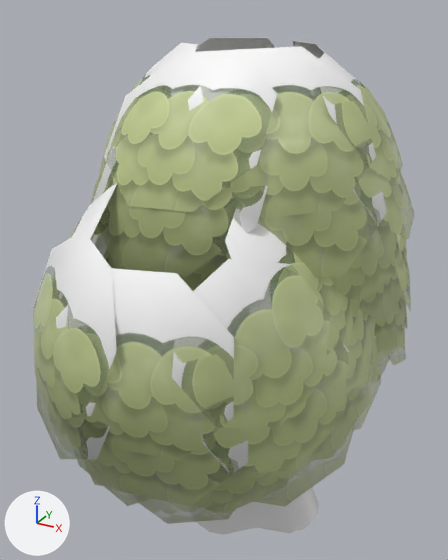
The FBX model Cozy Town/Assets/FBX/Trees.fbx: old version first, new version second.
The view is the same before and after, from a 50 mm camera at (1.11, -2.33, 2.36) aimed at (-0.16, -0.03, 1.21). The lights are fixed; the arrows at lower left show +X, +Y and +Z. Where no turn or scale is listed for an object, it has been applied to the vertices.
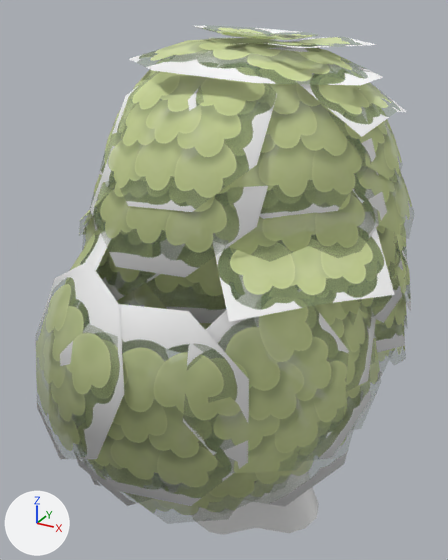
Commit message: continuing with tree leaves

Changed parts and their boxes (x1, y1, x2, y2) in the pictures (448 x 560 px; the box of a moved part takes in the faces that stretch with it):
'Sphere.002', reshaped: before (33, 38, 415, 524); after (35, 26, 413, 521)
part 1 of me_sphere_052, moved or reshaped: before (225, 208, 353, 354); after (130, 38, 382, 86)
part 2 of me_sphere_052, added (green): after (195, 26, 315, 40)
part 3 of me_sphere_052, deleted: before (56, 268, 234, 461)
part 4 of me_sphere_052, deleted (green): before (172, 259, 329, 428)
part 5 of me_sphere_052, deleted: before (52, 183, 117, 300)
part 6 of me_sphere_052, deleted: before (33, 230, 117, 420)
part 7 of me_sphere_052, added (green): after (213, 37, 406, 322)
part 8 of me_sphere_052, surface changed: before (36, 38, 415, 524); after (35, 38, 413, 521)

The change, as a diff of the scene's bpy script:
```diff
--- a/Cozy Town/Assets/FBX/Trees.fbx.py
+++ b/Cozy Town/Assets/FBX/Trees.fbx.py
@@ me_sphere_052 @@
 # used by ob_sphere_002; location = (-0.055, 0.009, 1.525)
-me_sphere_052.from_pydata(...)  # 1632 vertices, 1536 faces; spans x -0.78..0.71, y -1.08..1.04, z -0.98..0.72
+me_sphere_052.from_pydata(...)  # 1608 vertices, 1498 faces; spans x -0.78..0.74, y -1.06..1.04, z -0.98..0.77
+# me_sphere_052 part 1: the loose piece of 17 vertices spanning x 0.23..0.62, y -0.79..-0.12, z -0.27..0.28 is multiplied about its middle by the matrix ((-0.667, 0.496, 1.213), (-0.391, -1.374, 0.347), (1.25, -0.165, 0.755)), then moved by (-0.39, 0.42, 0.61)
+# me_sphere_052 part 2: a new loose piece of 17 vertices spanning x -0.2..0.27, y -0.27..0.2, z 0.73..0.77, in mat_leaves
+# me_sphere_052 part 3: the loose piece of 17 vertices spanning x -0.23..0.41, y -1.04..-0.87, z -0.54..0.09 is deleted
+# me_sphere_052 part 4: the loose piece of 17 vertices spanning x 0.22..0.6, y -1.0..-0.54, z -0.41..0.12 is deleted
+# me_sphere_052 part 5: the loose piece of 17 vertices spanning x -0.62..-0.18, y -0.92..-0.32, z -0.32..0.27 is deleted
+# me_sphere_052 part 6: the loose piece of 17 vertices spanning x -0.55..0.07, y -1.08..-0.73, z -0.5..0.14 is deleted
+# me_sphere_052 part 7
+# 27 vertices are added at x -0.21..0.74, y -0.78..0.71, z -0.08..0.73
+# 10 new faces join them
+# me_sphere_052 part 8: 1456 kept faces spanning x -0.78..0.71, y -1.06..1.04, z -0.98..0.72 get new texture (UV) coordinates
 me_sphere_052.materials.append(mat_leaves)
```
